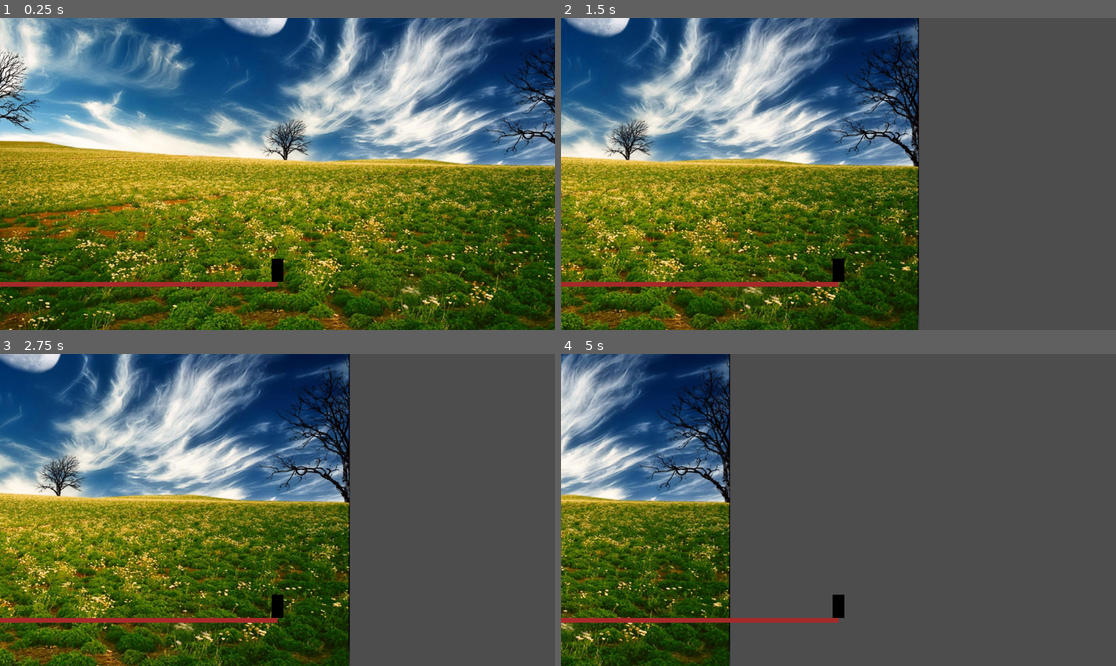
Above: before the commit, frames 1-4 (two rows, left to right).
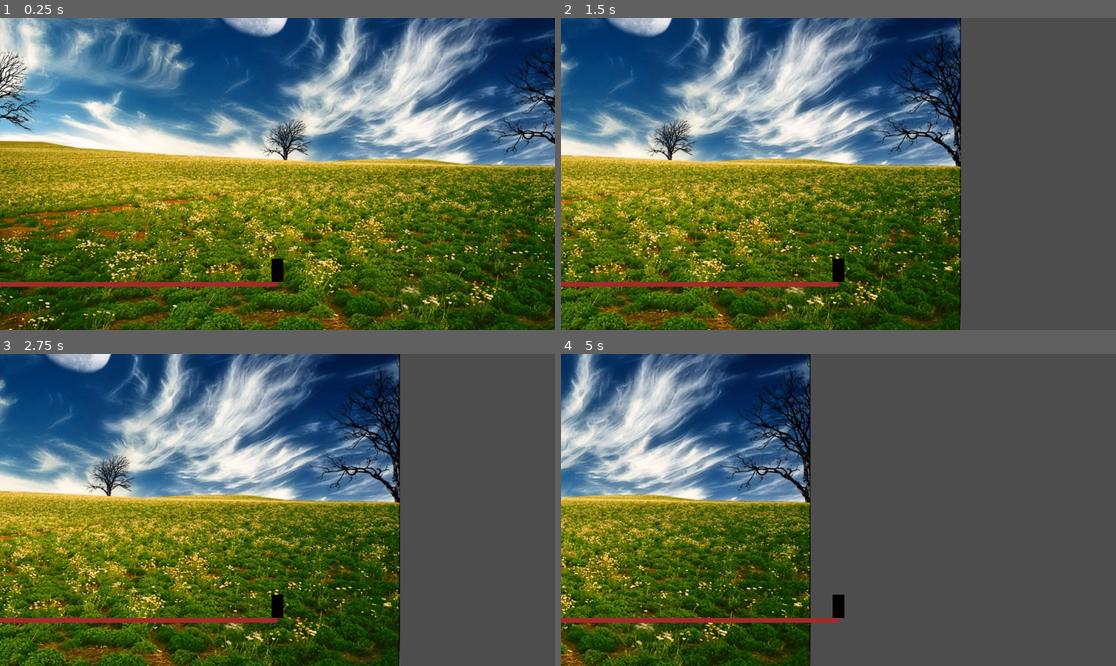
Above: after the commit, the same moments.

Repository: Darr3n2GG/2D-Platformer-Player-Template-WIP
Game: Godot game, scene res://src/scenes/test.tscn
Two runs of this game, one before a commit and one after it. Both use one fixed random seed, a clock stepped at 60 frames per second and the inputs below. The project has no main scene, so this scene is started directly.
Inputs:
- Up to frame 1 (0.25 s): no input
- Up to frame 2 (1.5 s): tap Enter at 0.5 s; hold D (move_right) from 0.53 s (still down)
- Up to frame 3 (2.75 s): release D (move_right) at 2.03 s; hold A (move_left) from 2.03 s (still down)
- Up to frame 4 (5 s): release A (move_left) at 2.78 s; hold D (move_right) 2.78-4.28 s; hold A (move_left) from 4.28 s (still down)

The runs differ from the first frame. In frame 2, 50% of the frame differs, in the area x 0-73%, y 0-100%; in frame 3, 51%; in frame 4, 37%.

Commit message:
added mockup
TODO: fix offset issue

Diff:
--- a/src/game_objects/Player/player.gd
+++ b/src/game_objects/Player/player.gd
@@ -3,12 +3,14 @@
 
 @export var accel_time: float = 0.0
 @export var max_speed: float = 500.0
-@export var accel_type: accel_types = accel_types.DECREASING
+@export var accel_type: accel_types = accel_types.ZERO
 
-enum accel_types { INCREASING, DECREASING }
+enum accel_types { ZERO, CONSTANT, INCREASING, DECREASING }
 
 var acceleration: float
-var time_passed: float
+var time_passed: int
+var offset: float
+var gravity = ProjectSettings.get_setting("physics/2d/default_gravity")
 
 
 func _physics_process(delta: float) -> void:
@@ -16,27 +18,59 @@
 	move()
 
 	if not is_on_floor():
-		velocity.y += 9.81
+		velocity.y += gravity * delta
 
 	move_and_slide()
 
 func move() -> void:
-	velocity.x = move_toward(velocity.x, max_speed * get_direction(), acceleration)
+	if accel_type == accel_types.ZERO or accel_type == accel_types.CONSTANT:
+		velocity.x = move_toward(velocity.x, max_speed * get_direction(), acceleration)
+	elif accel_type == accel_types.INCREASING:
+		velocity.x = move_toward(velocity.x, max_speed * get_direction(), acceleration) + offset * get_direction()
+	elif accel_type == accel_types.DECREASING:
+		velocity.x = move_toward(velocity.x, max_speed * get_direction(), acceleration + offset)
+	if acceleration != 0.0:
+		print("velocity: " + str(velocity.x))
+		print("\n")
+
 
 func update_acceleration(_delta: float) -> void:
-	if accel_time == 0.0:
+	var t := accel_time * 60
+
+	if accel_type == accel_types.INCREASING:
+		if time_passed < t and get_direction():
+			time_passed += 1
+		elif time_passed > 0 and not get_direction():
+			time_passed -= 1
+
+		time_passed = clampi(time_passed, 0, t)
+
+	if accel_type == accel_types.ZERO and accel_time == 0.0:
 		acceleration = max_speed
-	elif accel_time > 0.0:
-		if accel_type == accel_types.DECREASING:
-			acceleration = max_speed / accel_time * _delta
-		elif accel_type == accel_types.INCREASING:
-			if time_passed > accel_time:
-				time_passed = 0.0
-			else:
-				time_passed += _delta
+	elif accel_type == accel_types.CONSTANT and accel_time > 0.0:
+		acceleration = max_speed / accel_time * _delta
+	elif accel_type == accel_types.INCREASING:
+		acceleration = 2 * max_speed / (t * t) * time_passed
+		offset = -1 * time_passed * max_speed / (t * t)
+	elif accel_type == accel_types.DECREASING:
+		acceleration = (2 * max_speed / t) - (2 * max_speed / (t * t)) * time_passed
+		offset = time_passed * max_speed / (t * t)
 
-			var y = -time_passed + 1
-			acceleration = max_speed / accel_time * _delta
+	if accel_type == accel_types.DECREASING:
+		if time_passed < t and get_direction():
+			time_passed += 1
+		elif time_passed > 0 and not get_direction():
+			time_passed -= 1
+
+		time_passed = clampi(time_passed, 0, t)
+
+	if not get_direction() and velocity.x == 0.0:
+		acceleration = 0.0
+
+	if acceleration != 0.0:
+		print("acceleration: " + str(acceleration))
+		print("offset: " + str(offset))
+		print("time_passed: " + str(time_passed))
 
 func get_direction() -> float:
 	return Input.get_axis("move_left", "move_right")
--- a/src/scenes/test.tscn
+++ b/src/scenes/test.tscn
@@ -23,6 +23,7 @@
 scale = Vector2(1.5, 1.5)
 script = ExtResource("2_1wpl3")
 accel_time = 0.1
+accel_type = 2
 
 [node name="Camera2D" type="Camera2D" parent="Player"]
 offset = Vector2(0, -200)
